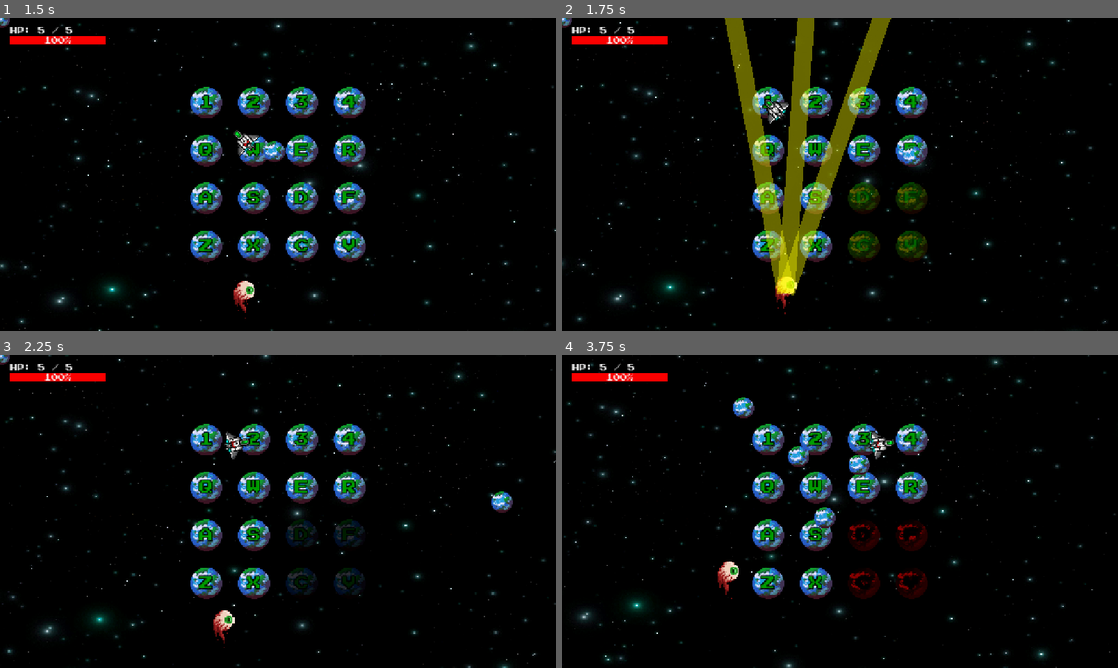
Above: before the commit, frames 1-4 (two rows, left to right).
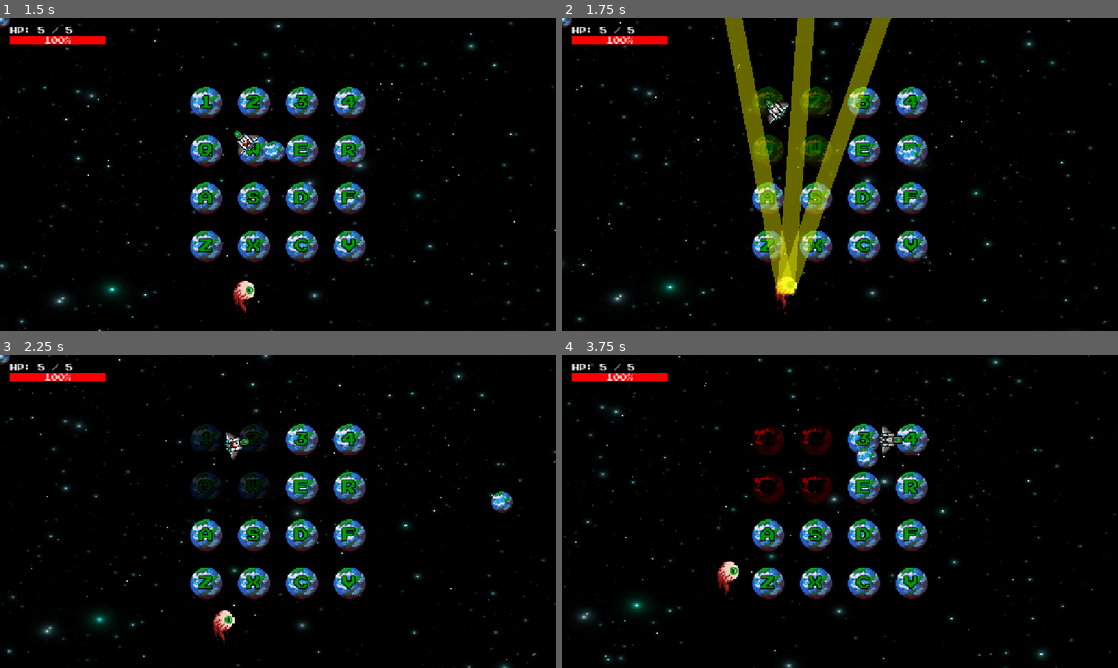
Above: after the commit, the same moments.

Repository: jcote04/CS780Game
Game: Godot game, scene res://scenes/main/main_menu.tscn
Two runs of this game, one before a commit and one after it. Both use one fixed random seed, a clock stepped at 60 frames per second and the inputs below.
Inputs (mouse positions are in pixels of both pictures, inside the frame that each line leads up to):
- Up to frame 1 (1.5 s): click "Start" at 0.5 s; tap Enter at 1.25 s; move the mouse to (400, 158) at 1.27 s; hold D from 1.28 s (still down); tap 1 at 1.35 s; click (400, 158) at 1.42 s
- Up to frame 2 (1.75 s): keep holding D
- Up to frame 3 (2.25 s): move the mouse to (166, 527) at 2.02 s; release D at 2.03 s; hold S from 2.03 s (still down); tap 2 at 2.1 s
- Up to frame 4 (3.75 s): move the mouse to (895, 442) at 2.77 s; release S at 2.78 s; hold D 2.78-3.53 s; tap 3 at 2.85 s; move the mouse to (812, 574) at 3.52 s; hold W from 3.53 s (still down); tap 4 at 3.6 s; click (812, 574) at 3.67 s

Frame 1 is identical in both runs. In frame 2, 3.4% of the frame differs, in the area x 34-66%, y 22-78%; in frame 3, 3.5%; in frame 4, 4.8%, in the area x 30-66%, y 13-78%.

Commit message:
updated attack and projectile sprite

Diff:
--- a/scenes/main/main.tscn
+++ b/scenes/main/main.tscn
@@ -6,12 +6,12 @@
 [ext_resource type="Script" uid="uid://wepj5l05ri0c" path="res://scripts/player/player.gd" id="2_iuonh"]
 [ext_resource type="Shader" uid="uid://cajb4hbto0dg4" path="res://assets/shaders/background.gdshader" id="2_yyfjg"]
 [ext_resource type="Script" uid="uid://b7mw2xlnpbtxm" path="res://scripts/enemies/Boss/boss.gd" id="3_k2fmo"]
-[ext_resource type="Script" uid="uid://dtckdwlvuollv" path="res://scenes/main/hud.gd" id="4_l3cfh"]
+[ext_resource type="Script" path="res://scenes/main/hud.gd" id="4_l3cfh"]
 [ext_resource type="Texture2D" uid="uid://me32ta7jabg6" path="res://assets/sprite_sheets/player_ship1.png" id="4_ow5a4"]
 [ext_resource type="Texture2D" uid="uid://cv7wls1jxnjyn" path="res://assets/sprite_sheets/boss_eyeball.png" id="6_hujxm"]
 [ext_resource type="Script" uid="uid://buiuaqf5fya66" path="res://scripts/bullets/Projectile.gd" id="8_a8run"]
 [ext_resource type="FontFile" uid="uid://cdsh8vwbf3g4w" path="res://assets/fonts/press_start.ttf" id="9_b1x3f"]
-[ext_resource type="Texture2D" uid="uid://da2260tehyyv4" path="res://assets/sprites/Terran.png" id="9_ouso4"]
+[ext_resource type="Texture2D" uid="uid://bepchd5dqwccn" path="res://assets/sprites/projectile.png" id="10_7smn1"]
 [ext_resource type="PackedScene" uid="uid://cm3gn8681jlhj" path="res://scenes/main/player_bullet.tscn" id="11_raeie"]
 [ext_resource type="Script" uid="uid://d3ewqwpmi7trc" path="res://scripts/game_over_screen.gd" id="12_th5th"]
 [ext_resource type="Theme" uid="uid://dyittlu7q4eof" path="res://ui/game_button.tres" id="13_7smn1"]
@@ -296,7 +296,8 @@
 shape = SubResource("CircleShape2D_b1x3f")
 
 [node name="Sprite2D" type="Sprite2D" parent="Projectile" unique_id=511153440]
-texture = ExtResource("9_ouso4")
+scale = Vector2(0.15, 0.15)
+texture = ExtResource("10_7smn1")
 
 [node name="PlayerBullet" parent="." unique_id=555481677 instance=ExtResource("11_raeie")]
 
--- a/scripts/enemies/Boss/boss.gd
+++ b/scripts/enemies/Boss/boss.gd
@@ -321,7 +321,7 @@
 
 func start_disable_grid_warning():
 
-	var q = randi() % 4
+	var q = randi() % 9
 	var selected = grid_node.quadrants[q]
 
 	for b in range(warn_blinks):
--- a/scripts/grid.gd
+++ b/scripts/grid.gd
@@ -14,7 +14,12 @@
 		[0,1,4,5],
 		[2,3,6,7],
 		[8,9,12,13],
-		[10,11,14,15]
+		[10,11,14,15],
+		[0,1,2,3,4,7,8,11,12,13,14,15],
+		[0,1,2,3],
+		[0,4,8,12],
+		[3,7,11,15],
+		[12,13,14,15]
 	]
 
 var cells := []
